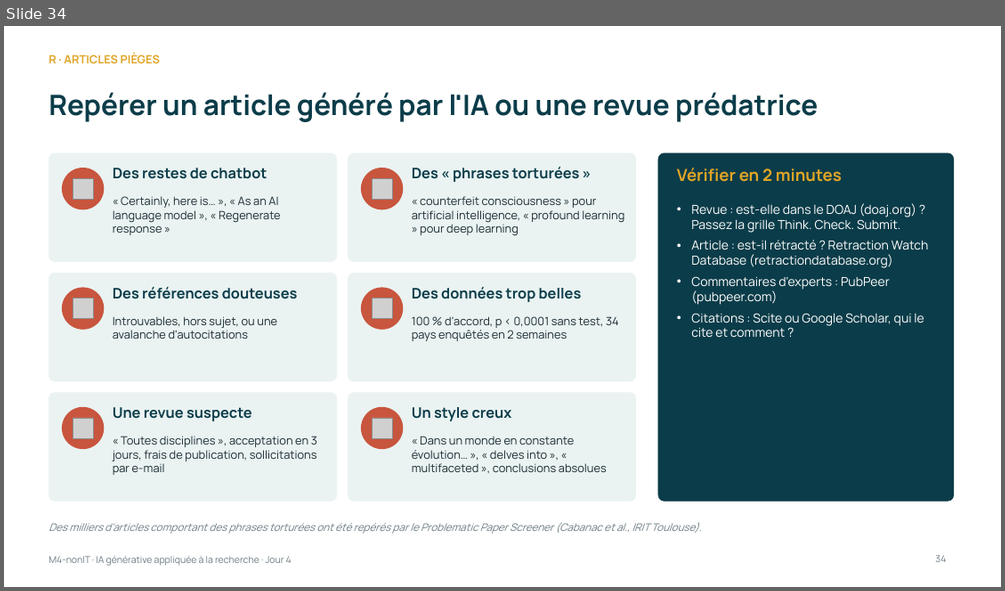
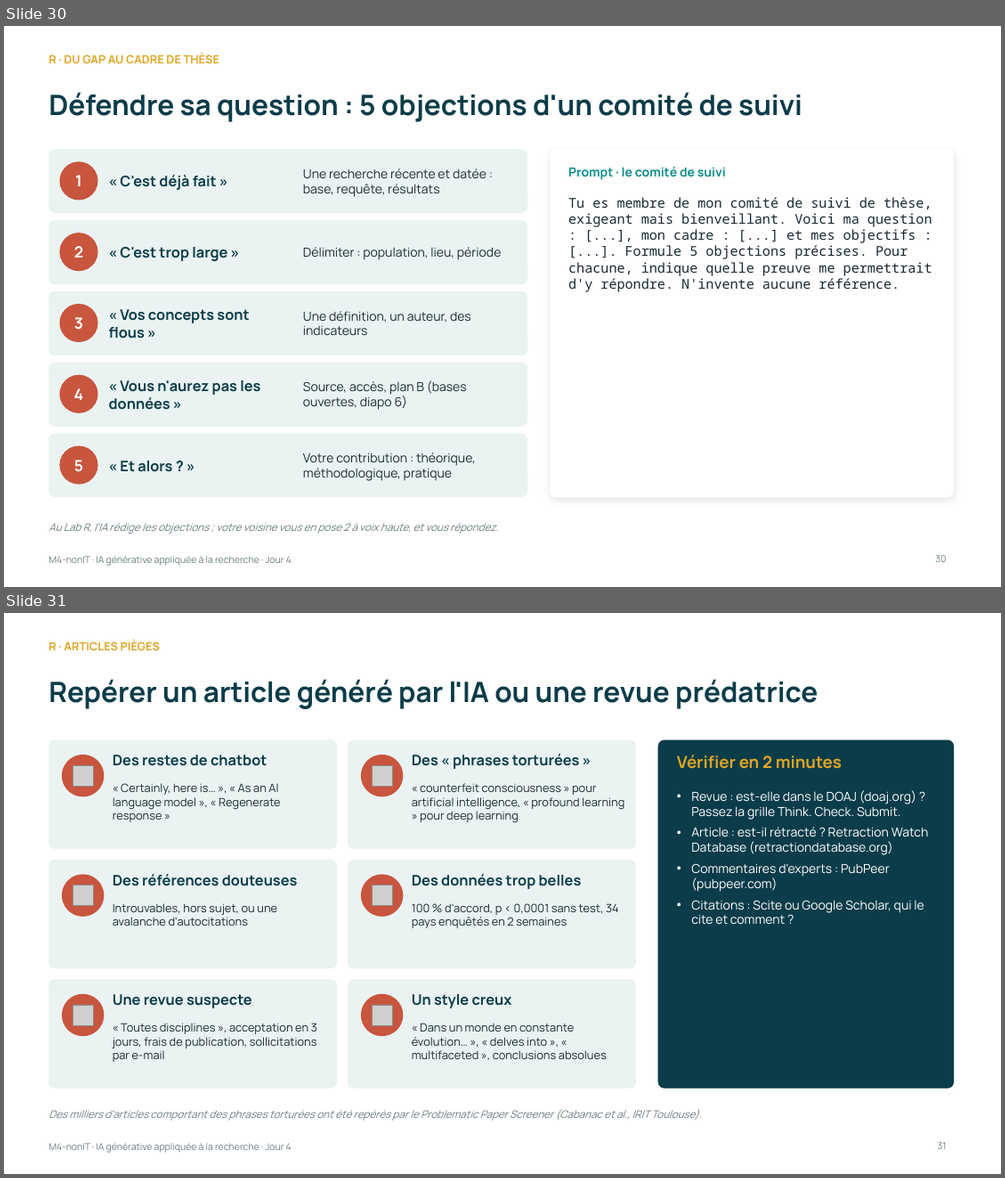
Before and after one commit to Amevi-isi/formation-chercheur-univ, a slide deck: module4_nonIT/M4-nonIT_IA_generative_appliquee.pptx. Shown one above the other, each under a label of ours: slide 34 before the commit, slides 30 and 31 after it. The pictures are 1005x591 and 1005x1178 pixels, drawn with LibreOffice and Linux fonts; fonts in the diff are those of the drawing; grey boxes stand for pictures. Boxes give left, top, right and bottom in pixels: in the first picture for what was removed or moved away, otherwise in the second. Text is boxed around its words. In the diff, an @@ line names an element or a change of style, - is before the commit and + after.

```diff
--- a/module4_nonIT/M4-nonIT_IA_generative_appliquee.pptx
+++ b/module4_nonIT/M4-nonIT_IA_generative_appliquee.pptx
@@ slide 30 added at [4, 26, 1001, 587], background #FFFFFF; not listed: 1 template element that a slide beside it also shows @@
@@ text added at [48, 52, 219, 63], 11 pt, text #E0A526, bold @@
+R · DU GAP AU CADRE DE THÈSE
@@ title added at [48, 92, 802, 122], 27 pt, text #0B3C49, bold @@
+Défendre sa question : 5 objections d'un comité de suivi
@@ rounded rectangle added at [48, 150, 527, 213], fill #EAF3F2, outline #EAF3F2 0.5 pt @@
@@ rounded rectangle added at [550, 150, 954, 497], fill #FFFFFF, outline #FFFFFF 0.5 pt @@
@@ ellipse added at [60, 162, 97, 200], fill #C8553D, outline #C8553D 1 pt @@
@@ text added at [75, 175, 82, 186], 15 pt, text #FFFFFF, bold @@
+1
@@ text added at [120, 175, 217, 190], 14 pt, text #0B3C49, bold @@
+« C'est déjà fait »
@@ text added at [303, 168, 486, 197], 12 pt, text #1A2B32 @@
+Une recherche récente et datée : base, requête, résultats
@@ text added at [568, 166, 726, 180], 12 pt, text #0E8C8C, bold @@
+Prompt · le comité de suivi
@@ text added at [568, 197, 932, 292], 13 pt, text #1A2B32 @@
+Tu es membre de mon comité de suivi de thèse, exigeant mais bienveillant. Voici ma question : [...], mon cadre : [...] et mes objectifs : [...]. Formule 5 objections précises. Pour chacune, indique quelle preuve me permettrait d'y répondre. N'invente aucune référence.
@@ rounded rectangle added at [48, 220, 527, 284], fill #EAF3F2, outline #EAF3F2 0.5 pt @@
@@ ellipse added at [60, 233, 97, 271], fill #C8553D, outline #C8553D 1 pt @@
@@ text added at [74, 246, 83, 257], 15 pt, text #FFFFFF, bold @@
+2
@@ text added at [120, 247, 227, 261], 14 pt, text #0B3C49, bold @@
+« C'est trop large »
@@ text added at [303, 247, 501, 260], 12 pt, text #1A2B32 @@
+Délimiter : population, lieu, période
@@ rounded rectangle added at [48, 291, 527, 355], fill #EAF3F2, outline #EAF3F2 0.5 pt @@
@@ ellipse added at [60, 305, 97, 342], fill #C8553D, outline #C8553D 1 pt @@
@@ text added at [74, 317, 83, 329], 15 pt, text #FFFFFF, bold @@
+3
@@ text added at [109, 309, 249, 338], 14 pt, text #0B3C49, bold @@
+« Vos concepts sont flous »
@@ text added at [303, 311, 471, 335], 12 pt, text #1A2B32 @@
+Une définition, un auteur, des indicateurs
@@ rounded rectangle added at [48, 362, 527, 426], fill #EAF3F2, outline #EAF3F2 0.5 pt @@
@@ ellipse added at [60, 375, 97, 412], fill #C8553D, outline #C8553D 1 pt @@
@@ text added at [74, 388, 84, 400], 15 pt, text #FFFFFF, bold @@
+4
@@ text added at [109, 380, 260, 410], 14 pt, text #0B3C49, bold @@
+« Vous n'aurez pas les données »
@@ text added at [303, 380, 467, 410], 12 pt, text #1A2B32 @@
+Source, accès, plan B (bases ouvertes, diapo 6)
@@ rounded rectangle added at [48, 434, 527, 497], fill #EAF3F2, outline #EAF3F2 0.5 pt @@
@@ ellipse added at [60, 446, 97, 483], fill #C8553D, outline #C8553D 1 pt @@
@@ text added at [303, 452, 476, 481], 12 pt, text #1A2B32 @@
+Votre contribution : théorique, méthodologique, pratique
@@ text added at [74, 459, 83, 472], 15 pt, text #FFFFFF, bold @@
+5
@@ text added at [120, 460, 172, 472], 14 pt, text #0B3C49, bold @@
+« Et alors ? »
@@ text added at [48, 523, 498, 533], 10 pt, text #6B7C82, italic @@
+Au Lab R, l'IA rédige les objections ; votre voisine vous en pose 2 à voix haute, et vous répondez.
@@ page number added at [935, 555, 946, 562], 9 pt, text #6B7C82 @@
+30
@@ what was slide 34 is now slide 31 @@
@@ page number at [938, 1142, 947, 1149]: text changed @@
-34
+31
```
Also in this commit, not shown: 5 slides changed, 4 other slides added, 9 slides removed, 9 other files.
